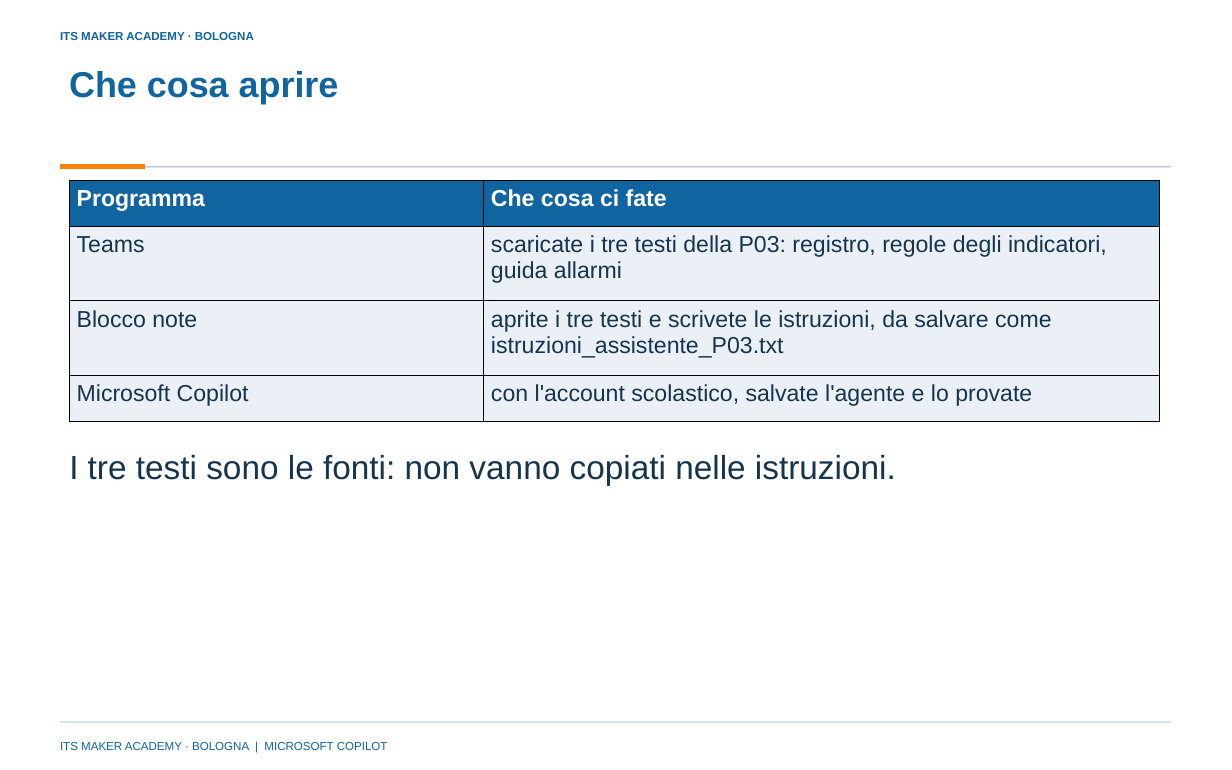
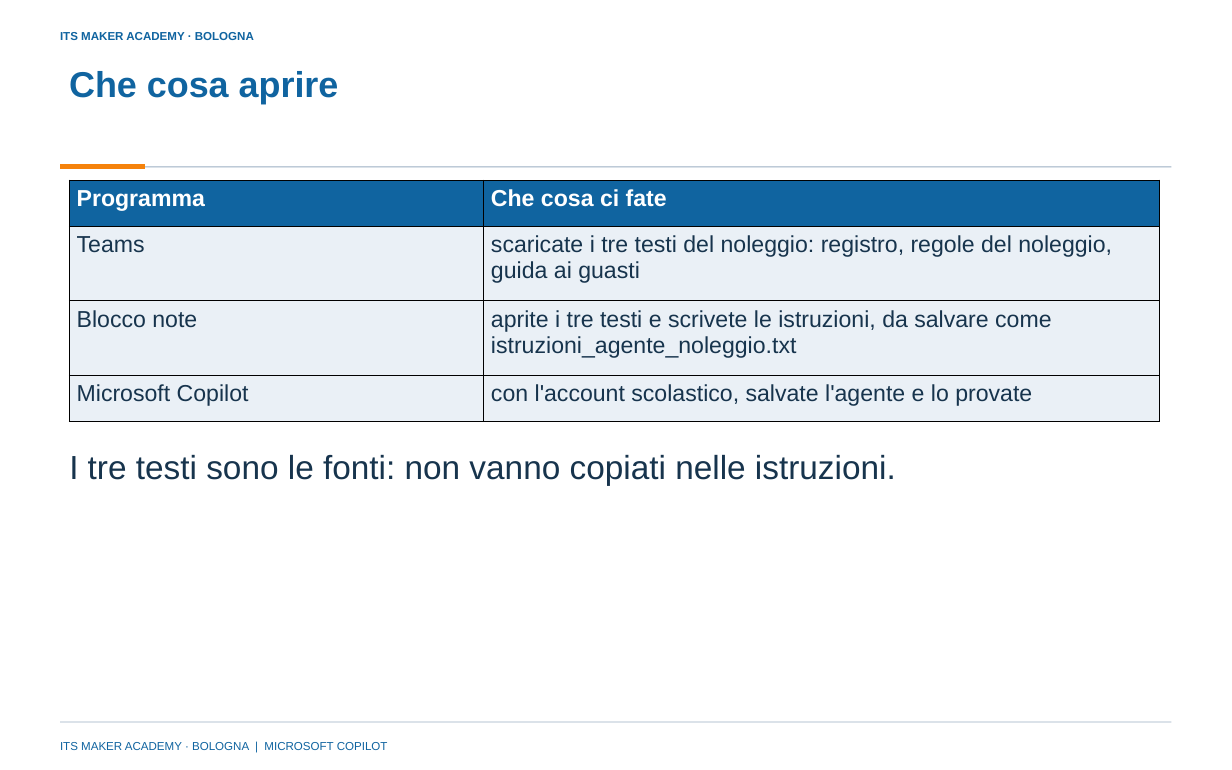
Before and after one commit to franzo9393/ITSCorso_UnslothStudio-Git, a slide deck: slide 15 of lezione 4 - reti neurali e agenti con orchestrazione/Lezione4_Reti_neurali_e_agenti_con_orchestrazione_ITS_MAKER.pptx. Drawn at 1232x770 pixels with LibreOffice and Linux fonts; fonts in the diff are those of the drawing; background and template pictures are left out. Boxes give left, top, right and bottom in pixels: in the first picture for what was removed or moved away, otherwise in the second. Text is boxed around its words. In the diff, an @@ line names an element or a change of style, - is before the commit and + after.

Commit message:
Lezione 4: tolta la pressa P03; caso Ruota Libera (noleggio di biciclette), dimostrazione sulla pizzeria, slide 12-32 e materiali rigenerati

```diff
--- a/lezione 4 - reti neurali e agenti con orchestrazione/Lezione4_Reti_neurali_e_agenti_con_orchestrazione_ITS_MAKER.pptx
+++ b/lezione 4 - reti neurali e agenti con orchestrazione/Lezione4_Reti_neurali_e_agenti_con_orchestrazione_ITS_MAKER.pptx
@@ table at [69, 180, 1160, 421] @@
-row 2, column 2: scaricate i tre testi della P03: registro, regole degli indicatori, guida allarmi
+row 2, column 2: scaricate i tre testi del noleggio: registro, regole del noleggio, guida ai guasti
-row 3, column 2: aprite i tre testi e scrivete le istruzioni, da salvare come istruzioni_assistente_P03.txt
+row 3, column 2: aprite i tre testi e scrivete le istruzioni, da salvare come istruzioni_agente_noleggio.txt
```
Also in this commit, not shown: 11 other slides changed, 34 other files.
